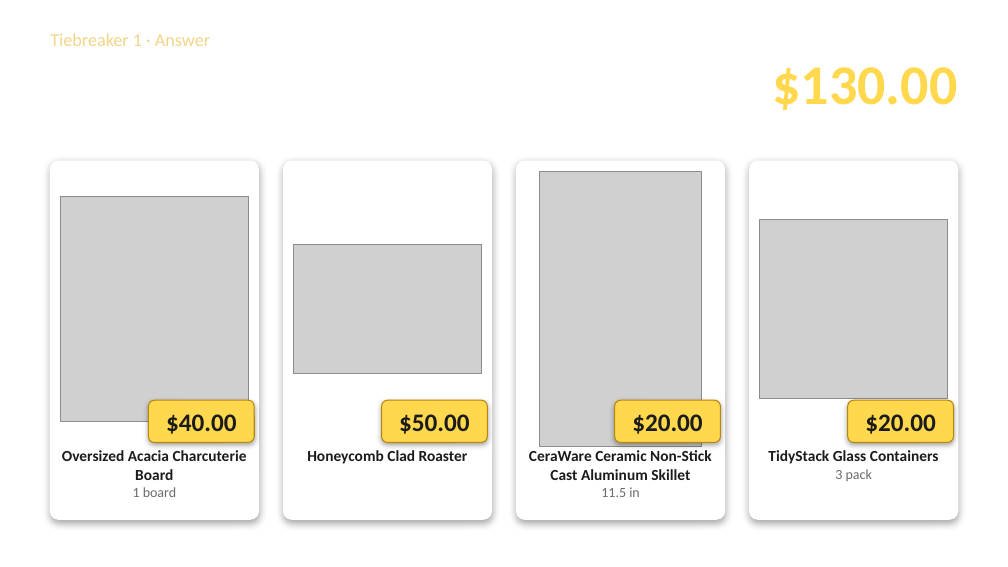
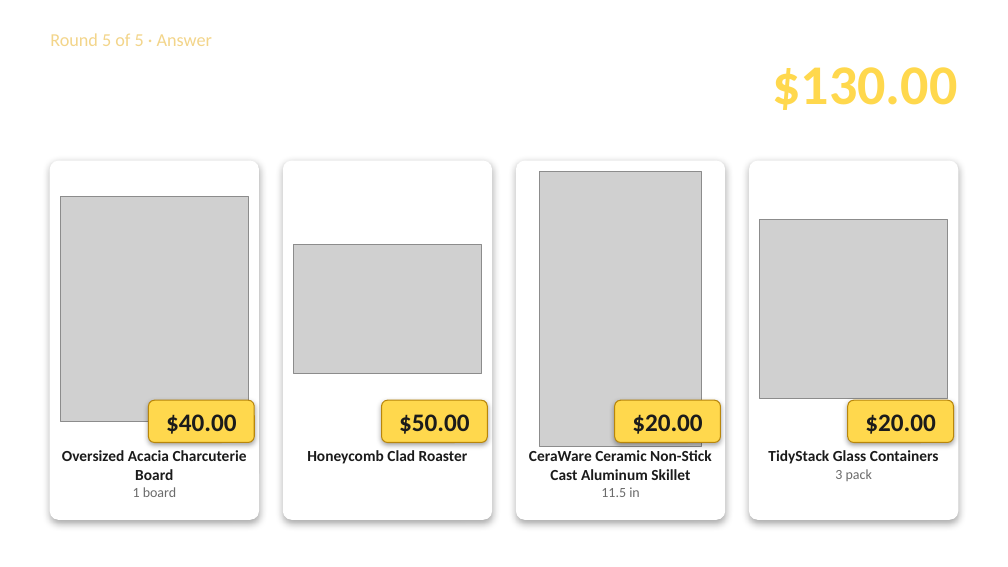
Before and after one commit to austery/price-guess-game, a slide deck: slide 17 of docs/Guess-the-Price-Backup-Slides.pptx (slide 20 before the commit). Drawn at 1008x567 pixels with LibreOffice and Linux fonts; fonts in the diff are those of the drawing; grey boxes stand for pictures; background and template pictures are left out. Boxes give left, top, right and bottom in pixels: in the first picture for what was removed or moved away, otherwise in the second. Text is boxed around its words. In the diff, an @@ line names an element or a change of style, - is before the commit and + after.

```diff
--- a/docs/Guess-the-Price-Backup-Slides.pptx
+++ b/docs/Guess-the-Price-Backup-Slides.pptx
@@ text at (50,33,212,46): text changed @@
-Tiebreaker 1 · Answer
+Round 5 of 5 · Answer
```
Also in this commit, not shown: 11 other slides changed, 8 slides added, 8 slides removed.
